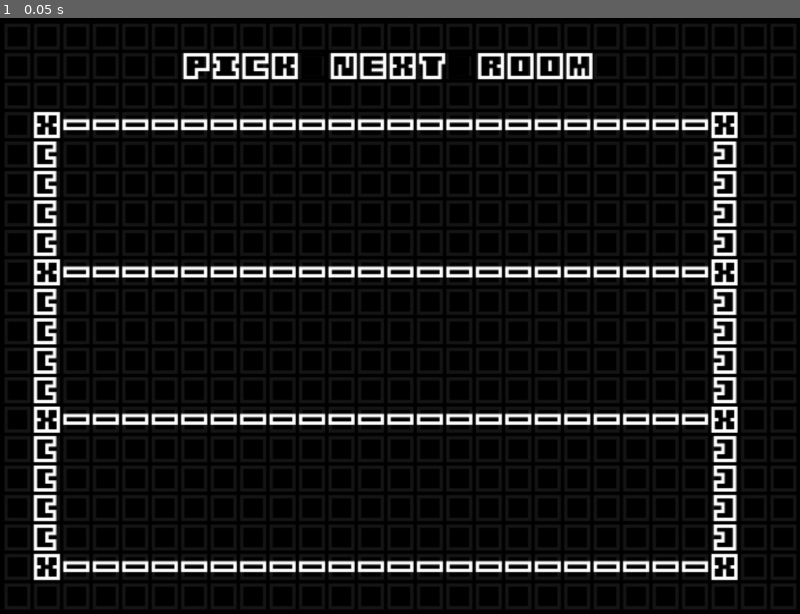
Above: before the commit, frame 1.
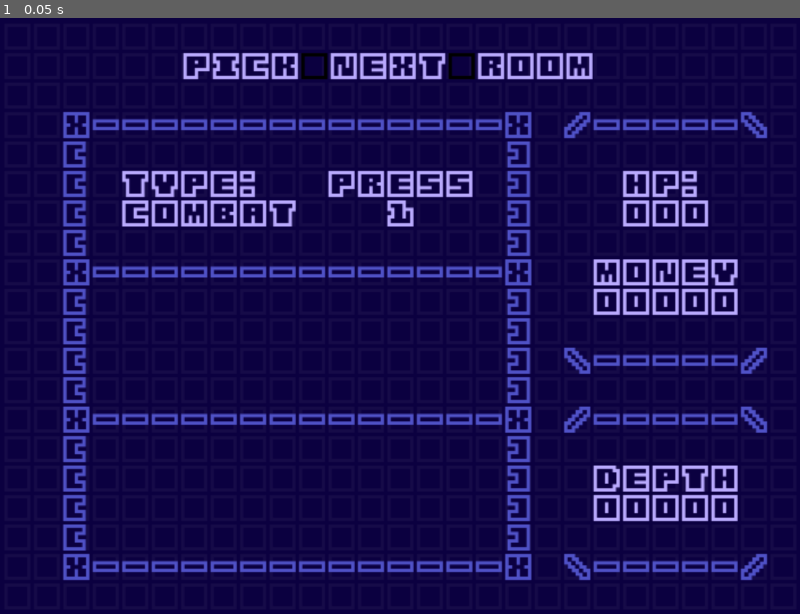
Above: after the commit, the same moment.

Repository: appellatebaton0/portfolio-66
Game: Godot game, scene res://Scenes/Main.tscn
The game is run twice, just before and just after one commit, with the same random seed, the same clock (stepped at 60 frames per second) and the same inputs.
Inputs:
- Up to frame 1 (0.05 s): no input

The runs differ from the first frame. In frame 1, 100% of the frame differs, in the area x 0-100%, y 0-100%.

Commit message:
h5.8 - Next Layout + Theming
Finally found a layout for the next room screen I'm good with.

Also added support for hot-swapping color themes.

Diff:
--- /dev/null
+++ b/Assets/ThemeConfigs/Default.tres
@@ -0,0 +1,13 @@
+[gd_resource type="Resource" script_class="ThemeConfig" format=3 uid="uid://72uwmoxaxq53"]
+
+[ext_resource type="Script" uid="uid://buivchtp0vgnp" path="res://Scripts/ThemeConfig.gd" id="1_dptpr"]
+
+[resource]
+script = ExtResource("1_dptpr")
+backdrop_font_color = Color(0.08235294, 0.08235294, 0.08235294, 1)
+default_text_color = Color(1, 1, 1, 1)
+lesser_text_color = Color(0.65882355, 0.65882355, 0.65882355, 1)
+health_color_low = Color(0.99999994, 0.1943762, 0.14415294, 1)
+health_color_med = Color(1, 0.40784314, 0.13333334, 1)
+health_color_hig = Color(0, 0.756737, 2.3102762e-06, 1)
+metadata/_custom_type_script = "uid://buivchtp0vgnp"
--- /dev/null
+++ b/Assets/ThemeConfigs/Moonlight.tres
@@ -0,0 +1,11 @@
+[gd_resource type="Resource" script_class="ThemeConfig" format=3 uid="uid://douwvpxu3cgql"]
+
+[ext_resource type="Script" uid="uid://buivchtp0vgnp" path="res://Scripts/ThemeConfig.gd" id="1_tc4aq"]
+
+[resource]
+script = ExtResource("1_tc4aq")
+backdrop_color = Color(0.04583335, 0, 0.25, 1)
+backdrop_font_color = Color(1, 1, 1, 0.53333336)
+default_text_color = Color(0.7305, 0.66999996, 1, 1)
+lesser_text_color = Color(0.31199998, 0.31980005, 0.78, 1)
+metadata/_custom_type_script = "uid://buivchtp0vgnp"
--- a/Scenes/Main.tscn
+++ b/Scenes/Main.tscn
@@ -1,6 +1,7 @@
 [gd_scene format=3 uid="uid://by6wuphdptep"]
 
 [ext_resource type="Theme" uid="uid://di3vsjt4ml06e" path="res://Assets/MainTheme.tres" id="1_r150o"]
+[ext_resource type="Script" uid="uid://c6gian77dx8cf" path="res://Scripts/Backdrop.gd" id="1_vy5pj"]
 [ext_resource type="Script" uid="uid://bbomgtnqgmtcd" path="res://Scripts/Overlay.gd" id="2_jw32o"]
 [ext_resource type="Shader" uid="uid://bxj8hdarkcxvy" path="res://Shaders/Diagonal.gdshader" id="2_rgh2o"]
 [ext_resource type="Script" uid="uid://8svrh0x8xwnb" path="res://Scripts/AnimationBus.gd" id="3_kln2b"]
@@ -8,9 +9,6 @@
 [ext_resource type="Script" uid="uid://cjbqqvcxcvily" path="res://Scripts/MainMenu.gd" id="4_v1gob"]
 [ext_resource type="Script" uid="uid://dhgs6px2un6hm" path="res://Scripts/PauseMenu.gd" id="5_v1gob"]
 [ext_resource type="Script" uid="uid://cyr45h1wy41mh" path="res://Scripts/NextRoomHandler.gd" id="7_50glp"]
-
-[sub_resource type="StyleBoxFlat" id="StyleBoxFlat_r150o"]
-bg_color = Color(0, 0, 0, 1)
 
 [sub_resource type="ShaderMaterial" id="ShaderMaterial_50glp"]
 shader = ExtResource("2_rgh2o")
@@ -273,13 +271,14 @@
 
 [node name="CanvasLayer" type="CanvasLayer" parent="." unique_id=1660707798]
 
-[node name="Backdrop" type="Panel" parent="CanvasLayer" unique_id=1923751320]
+[node name="Backdrop" type="ColorRect" parent="CanvasLayer" unique_id=3861684]
 anchors_preset = 15
 anchor_right = 1.0
 anchor_bottom = 1.0
 grow_horizontal = 2
 grow_vertical = 2
-theme_override_styles/panel = SubResource("StyleBoxFlat_r150o")
+color = Color(0, 0, 0, 1)
+script = ExtResource("1_vy5pj")
 
 [node name="Control" type="Control" parent="CanvasLayer" unique_id=1815237079]
 layout_mode = 3
@@ -320,6 +319,7 @@
 |||||||||||||||||||||||||||
 |||||||||||||||||||||||||||
 |||||||||||||||||||||||||||"
+metadata/theme_type = "backdrop_font_color"
 
 [node name="Combat" type="Control" parent="CanvasLayer/Control" unique_id=1308099658]
 visible = false
@@ -348,6 +348,7 @@
 \\----------/"
 fit_content = true
 visible_characters = 64
+metadata/theme_type = "lesser_text_color"
 
 [node name="HandLabel" type="RichTextLabel" parent="CanvasLayer/Control/Combat/BottomLeftBox" unique_id=595729632]
 use_parent_material = true
@@ -362,6 +363,7 @@
 fit_content = true
 visible_characters = 64
 visible_ratio = 16.0
+metadata/theme_type = "lesser_text_color"
 
 [node name="Hand" type="RichTextLabel" parent="CanvasLayer/Control/Combat/BottomLeftBox" unique_id=1488998315]
 unique_name_in_owner = true
@@ -375,6 +377,7 @@
 text = "1234567890123456"
 fit_content = true
 visible_characters = 16
+metadata/theme_type = "default_text_color"
 
 [node name="BottomRightBox" type="RichTextLabel" parent="CanvasLayer/Control/Combat" unique_id=1984262044]
 use_parent_material = true
@@ -393,6 +396,7 @@
 fit_content = true
 horizontal_alignment = 3
 visible_characters = 37
+metadata/theme_type = "lesser_text_color"
 
 [node name="RichTextLabel" type="RichTextLabel" parent="CanvasLayer/Control/Combat/BottomRightBox" unique_id=1938155772]
 use_parent_material = true
@@ -408,6 +412,7 @@
 fit_content = true
 visible_characters = 14
 visible_ratio = 0.875
+metadata/theme_type = "default_text_color"
 
 [node name="VBoxContainer" type="VBoxContainer" parent="CanvasLayer/Control/Combat/BottomRightBox" unique_id=1163530763]
 use_parent_material = true
@@ -424,6 +429,7 @@
 layout_mode = 2
 text = "000"
 visible_characters = 3
+metadata/theme_type = "default_text_color"
 
 [node name="Draw" type="Label" parent="CanvasLayer/Control/Combat/BottomRightBox/VBoxContainer" unique_id=1306925801]
 unique_name_in_owner = true
@@ -431,6 +437,7 @@
 layout_mode = 2
 text = "000"
 visible_characters = 3
+metadata/theme_type = "default_text_color"
 
 [node name="Discard" type="Label" parent="CanvasLayer/Control/Combat/BottomRightBox/VBoxContainer" unique_id=1423412272]
 unique_name_in_owner = true
@@ -438,6 +445,7 @@
 layout_mode = 2
 text = "000"
 visible_characters = 3
+metadata/theme_type = "default_text_color"
 
 [node name="MainScreen" type="RichTextLabel" parent="CanvasLayer/Control/Combat" unique_id=447798131]
 use_parent_material = true
@@ -461,6 +469,7 @@
 X-----------------X"
 horizontal_alignment = 3
 visible_characters = 79
+metadata/theme_type = "lesser_text_color"
 
 [node name="Ground" type="RichTextLabel" parent="CanvasLayer/Control/Combat/MainScreen" unique_id=1784540510]
 use_parent_material = true
@@ -472,6 +481,7 @@
 bbcode_enabled = true
 text = "---------------"
 fit_content = true
+metadata/theme_type = "default_text_color"
 
 [node name="PlayerLabel" type="RichTextLabel" parent="CanvasLayer/Control/Combat/MainScreen" unique_id=2004395033]
 unique_name_in_owner = true
@@ -484,6 +494,7 @@
 bbcode_enabled = true
 text = "YOU"
 fit_content = true
+metadata/theme_type = "default_text_color"
 
 [node name="EnemyLabel" type="RichTextLabel" parent="CanvasLayer/Control/Combat/MainScreen" unique_id=1209441624]
 unique_name_in_owner = true
@@ -497,6 +508,7 @@
 text = "RAT"
 fit_content = true
 horizontal_alignment = 2
+metadata/theme_type = "default_text_color"
 
 [node name="TopRight" type="RichTextLabel" parent="CanvasLayer/Control/Combat" unique_id=326261919]
 use_parent_material = true
@@ -518,6 +530,7 @@
 
 
 X---X"
+metadata/theme_type = "lesser_text_color"
 
 [node name="Label" type="Label" parent="CanvasLayer/Control/Combat/TopRight" unique_id=1519447267]
 use_parent_material = true
@@ -527,6 +540,7 @@
 offset_bottom = 43.0
 text = "PRESS
 ESC"
+metadata/theme_type = "default_text_color"
 
 [node name="Label2" type="Label" parent="CanvasLayer/Control/Combat/TopRight" unique_id=1736524125]
 use_parent_material = true
@@ -541,6 +555,7 @@
 "
 visible_characters = 13
 visible_ratio = 0.9285714
+metadata/theme_type = "default_text_color"
 
 [node name="Depth" type="Label" parent="CanvasLayer/Control/Combat/TopRight" unique_id=3276814]
 use_parent_material = true
@@ -550,6 +565,7 @@
 offset_bottom = 95.0
 text = "00000"
 visible_characters = 5
+metadata/theme_type = "default_text_color"
 
 [node name="Coin" type="Label" parent="CanvasLayer/Control/Combat/TopRight" unique_id=418993049]
 use_parent_material = true
@@ -559,6 +575,7 @@
 offset_bottom = 134.0
 text = "00000"
 visible_characters = 5
+metadata/theme_type = "default_text_color"
 
 [node name="Menu" type="Control" parent="CanvasLayer/Control" unique_id=829336518]
 visible = false
@@ -597,6 +614,7 @@
 offset_right = 235.0
 offset_bottom = 31.0
 text = "GAME_NAME"
+metadata/theme_type = "default_text_color"
 
 [node name="PauseMenu" type="Control" parent="CanvasLayer/Control" unique_id=1599091328]
 visible = false
@@ -616,6 +634,7 @@
 offset_right = 248.0
 offset_bottom = 31.0
 text = "GAME_PAUSED"
+metadata/theme_type = "default_text_color"
 
 [node name="ScrollContainer" type="ScrollContainer" parent="CanvasLayer/Control/PauseMenu" unique_id=943643017]
 use_parent_material = true
@@ -645,21 +664,7 @@
 grow_vertical = 2
 script = ExtResource("7_50glp")
 
-[node name="RoomOp" type="Label" parent="CanvasLayer/Control/NextRoom" unique_id=1678572665]
-layout_mode = 0
-offset_left = 14.0
-offset_top = 40.0
-offset_right = 326.59
-offset_bottom = 122.0
-text = "X----------------------X
-[ ]
-[ ]
-[ ]
-[ ]
-"
-horizontal_alignment = 3
-
-[node name="RoomOp4" type="RichTextLabel" parent="CanvasLayer/Control/NextRoom" unique_id=769744992]
+[node name="Title" type="RichTextLabel" parent="CanvasLayer/Control/NextRoom" unique_id=769744992]
 layout_mode = 0
 offset_left = 80.0
 offset_top = 14.0
@@ -668,66 +673,210 @@
 bbcode_enabled = true
 text = "PICK[color=#000000]|[/color]NEXT[color=#000000]|[/color]ROOM"
 fit_content = true
-
-[node name="RoomOp2" type="Label" parent="CanvasLayer/Control/NextRoom" unique_id=1736613879]
-layout_mode = 0
-offset_left = 14.0
-offset_top = 105.0
-offset_right = 326.59
-offset_bottom = 187.0
-text = "X----------------------X
+metadata/theme_type = "default_text_color"
+
+[node name="RoomOp" type="Label" parent="CanvasLayer/Control/NextRoom" unique_id=1678572665]
+layout_mode = 0
+offset_left = 27.0
+offset_top = 40.0
+offset_right = 235.0
+offset_bottom = 122.0
+theme_override_colors/font_color = Color(0.6603956, 0.66039556, 0.66039556, 1)
+text = "X--------------X
 [ ]
 [ ]
 [ ]
 [ ]
 "
 horizontal_alignment = 3
+metadata/theme_type = "lesser_text_color"
+
+[node name="Label" type="Label" parent="CanvasLayer/Control/NextRoom/RoomOp" unique_id=1928110437]
+layout_mode = 0
+offset_left = 26.0
+offset_top = 26.0
+offset_right = 86.0
+offset_bottom = 43.0
+text = "TYPE:"
+metadata/theme_type = "default_text_color"
+
+[node name="Label2" type="Label" parent="CanvasLayer/Control/NextRoom/RoomOp" unique_id=976056052]
+layout_mode = 0
+offset_left = 26.0
+offset_top = 39.0
+offset_right = 91.0
+offset_bottom = 56.0
+text = "COMBAT"
+metadata/theme_type = "default_text_color"
+
+[node name="Label3" type="Label" parent="CanvasLayer/Control/NextRoom/RoomOp" unique_id=1145288328]
+layout_mode = 0
+offset_left = 117.0
+offset_top = 26.0
+offset_right = 182.0
+offset_bottom = 56.0
+text = "PRESS
+1"
+horizontal_alignment = 1
+metadata/theme_type = "default_text_color"
+
+[node name="RoomOp2" type="Label" parent="CanvasLayer/Control/NextRoom" unique_id=1736613879]
+layout_mode = 0
+offset_left = 27.0
+offset_top = 105.0
+offset_right = 235.0
+offset_bottom = 187.0
+theme_override_colors/font_color = Color(0.6603956, 0.66039556, 0.66039556, 1)
+text = "X--------------X
+[ ]
+[ ]
+[ ]
+[ ]
+"
+horizontal_alignment = 3
+metadata/theme_type = "lesser_text_color"
 
 [node name="RoomOp3" type="Label" parent="CanvasLayer/Control/NextRoom" unique_id=1303149377]
 layout_mode = 0
-offset_left = 14.0
+offset_left = 27.0
 offset_top = 170.0
-offset_right = 326.59
+offset_right = 235.0
 offset_bottom = 252.0
-text = "X----------------------X
-[ ]
-[ ]
-[ ]
-[ ]
-X----------------------X"
+theme_override_colors/font_color = Color(0.6603956, 0.66039556, 0.66039556, 1)
+text = "X--------------X
+[ ]
+[ ]
+[ ]
+[ ]
+X--------------X"
 horizontal_alignment = 3
+metadata/theme_type = "lesser_text_color"
 
 [node name="OptionIndicators" type="Control" parent="CanvasLayer/Control/NextRoom" unique_id=750416565]
 unique_name_in_owner = true
 layout_mode = 1
 anchors_preset = 0
+offset_left = 14.0
+offset_top = 145.0
+offset_right = 14.0
+offset_bottom = 145.0
 
 [node name="OptionIndicator" type="Label" parent="CanvasLayer/Control/NextRoom/OptionIndicators" unique_id=1713342691]
 layout_mode = 0
-offset_left = 327.0
-offset_top = 66.0
-offset_right = 367.0
-offset_bottom = 96.0
-text = "/
-\\"
+offset_top = -79.0
+offset_right = 13.0
+offset_bottom = -49.0
+text = "\\
+/"
+metadata/theme_type = "default_text_color"
 
 [node name="OptionIndicator2" type="Label" parent="CanvasLayer/Control/NextRoom/OptionIndicators" unique_id=86300254]
 layout_mode = 0
-offset_left = 327.0
-offset_top = 131.0
-offset_right = 367.0
-offset_bottom = 161.0
-text = "/
-\\"
+offset_top = -14.0
+offset_right = 13.0
+offset_bottom = 16.0
+text = "\\
+/"
+metadata/theme_type = "default_text_color"
 
 [node name="OptionIndicator3" type="Label" parent="CanvasLayer/Control/NextRoom/OptionIndicators" unique_id=1637592803]
 layout_mode = 0
-offset_left = 327.0
-offset_top = 196.0
-offset_right = 367.0
-offset_bottom = 226.0
-text = "/
-\\"
+offset_top = 51.0
+offset_right = 13.0
+offset_bottom = 81.0
+text = "\\
+/"
+metadata/theme_type = "default_text_color"
+
+[node name="Stats" type="Label" parent="CanvasLayer/Control/NextRoom" unique_id=1373112873]
+layout_mode = 0
+offset_left = 248.0
+offset_top = 40.0
+offset_right = 339.0
+offset_bottom = 252.0
+theme_override_colors/font_color = Color(0.65882355, 0.65882355, 0.65882355, 1)
+text = "/-----\\
+
+
+
+
+
+
+
+\\-----/"
+metadata/theme_type = "lesser_text_color"
+
+[node name="Label" type="Label" parent="CanvasLayer/Control/NextRoom/Stats" unique_id=1651858243]
+layout_mode = 0
+offset_left = 26.0
+offset_top = 26.0
+offset_right = 104.0
+offset_bottom = 43.0
+text = "HP:"
+metadata/theme_type = "default_text_color"
+
+[node name="Health" type="Label" parent="CanvasLayer/Control/NextRoom/Stats" unique_id=218230428]
+layout_mode = 0
+offset_left = 26.0
+offset_top = 39.0
+offset_right = 66.0
+offset_bottom = 56.0
+text = "000"
+metadata/theme_type = "default_text_color"
+
+[node name="Label3" type="Label" parent="CanvasLayer/Control/NextRoom/Stats" unique_id=783308801]
+layout_mode = 0
+offset_left = 13.0
+offset_top = 65.0
+offset_right = 78.0
+offset_bottom = 82.0
+text = "MONEY"
+metadata/theme_type = "default_text_color"
+
+[node name="Money" type="Label" parent="CanvasLayer/Control/NextRoom/Stats" unique_id=1522861711]
+layout_mode = 0
+offset_left = 13.0
+offset_top = 78.0
+offset_right = 78.0
+offset_bottom = 95.0
+text = "00000"
+autowrap_mode = 1
+metadata/theme_type = "default_text_color"
+
+[node name="History" type="Label" parent="CanvasLayer/Control/NextRoom" unique_id=274999575]
+layout_mode = 0
+offset_left = 248.0
+offset_top = 170.0
+offset_right = 339.0
+offset_bottom = 291.0
+theme_override_colors/font_color = Color(0.65882355, 0.65882355, 0.65882355, 1)
+text = "/-----\\
+
+
+
+
+\\-----/"
+metadata/theme_type = "lesser_text_color"
+
+[node name="Label" type="Label" parent="CanvasLayer/Control/NextRoom/History" unique_id=1235524214]
+layout_mode = 0
+offset_left = 13.0
+offset_top = 26.0
+offset_right = 78.0
+offset_bottom = 56.0
+text = "DEPTH"
+autowrap_mode = 1
+metadata/theme_type = "default_text_color"
+
+[node name="Label2" type="Label" parent="CanvasLayer/Control/NextRoom/History" unique_id=428577059]
+layout_mode = 0
+offset_left = 13.0
+offset_top = 39.0
+offset_right = 78.0
+offset_bottom = 69.0
+text = "00000"
+autowrap_mode = 1
+metadata/theme_type = "default_text_color"
 
 [node name="AnimationPlayer" type="AnimationPlayer" parent="CanvasLayer/Control" unique_id=257596083]
 libraries/ = SubResource("AnimationLibrary_pbw6q")
--- /dev/null
+++ b/Scripts/Backdrop.gd
@@ -0,0 +1,8 @@
+extends ColorRect
+
+func _ready() -> void:
+	Global.theme_changed.connect(_on_theme_changed)
+	_on_theme_changed()
+
+func _on_theme_changed() -> void:
+	color = Global.theme_config.backdrop_color
--- a/Scripts/Global.gd
+++ b/Scripts/Global.gd
@@ -24,6 +24,12 @@
 ## -- PLAYER -- ##
 
 @onready var player := preload("res://Assets/Player.tres")
+
+signal theme_changed
+var theme_config:ThemeConfig = preload("res://Assets/ThemeConfigs/Moonlight.tres"):
+	set(to):
+		theme_config = to
+		theme_changed.emit()
 
 ## -- INPUT -- ##
 
--- a/Scripts/Overlay.gd
+++ b/Scripts/Overlay.gd
@@ -8,6 +8,8 @@
 # Called when the node enters the scene tree for the first time.
 func _ready() -> void:
 	Global.request_camera_shake.connect(_on_shake_requested)
+	Global.theme_changed.connect(_on_theme_changed)
+	_on_theme_changed()
 
 func _process(delta: float) -> void:
 
@@ -30,3 +32,18 @@
 	var y := randf_range(-shake_amount.y, shake_amount.y)
 
 	return Vector2(x,y)
+
+func _on_theme_changed() -> void: theme_update(self)
+
+func theme_update(from:Node):
+
+	if from.has_meta("theme_type"):
+		var type:StringName = from.get_meta("theme_type", &"default_text_color")
+
+		if from is Label:
+			from.add_theme_color_override("font_color", Global.theme_config.get(type))
+		if from is RichTextLabel:
+			from.add_theme_color_override("default_color", Global.theme_config.get(type))
+
+	for child in from.get_children():
+		theme_update(child)
--- a/Scripts/Terminal.gd
+++ b/Scripts/Terminal.gd
@@ -69,6 +69,7 @@
 
 	current_label.custom_minimum_size.y = 17
 	current_label.use_parent_material = true
+	current_label.add_theme_color_override("default_color", Global.theme_config.default_text_color)
 
 	current_real_text = ""
 
@@ -85,6 +86,7 @@
 
 	new.text = string
 	new.text = new.text.replace(" ", "[color=#00000000]|[/color]")
+	new.add_theme_color_override("default_color", Global.theme_config.default_text_color)
 
 	add_child(new)
 
--- /dev/null
+++ b/Scripts/ThemeConfig.gd
@@ -0,0 +1,14 @@
+class_name ThemeConfig extends Resource
+## Stores information about the colors for the game. Hot-swappable.
+
+@export_group("Backdrop", "backdrop_")
+@export var backdrop_color:Color
+@export var backdrop_font_color:Color
+
+@export var default_text_color:Color
+@export var lesser_text_color:Color
+
+@export_group("Health", "health_color_")
+@export var health_color_low:Color
+@export var health_color_med:Color
+@export var health_color_hig:Color
Not shown, added: Scripts/Backdrop.gd.uid
Not shown, added: Scripts/ThemeConfig.gd.uid
